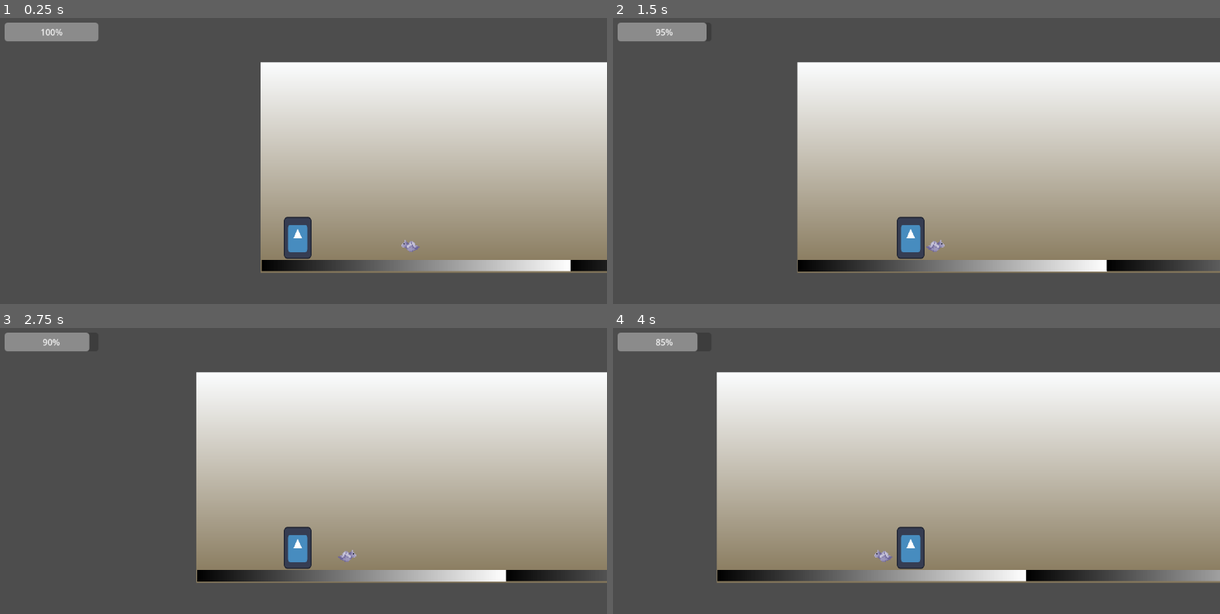
Above: before the commit, frames 1-4 (two rows, left to right).
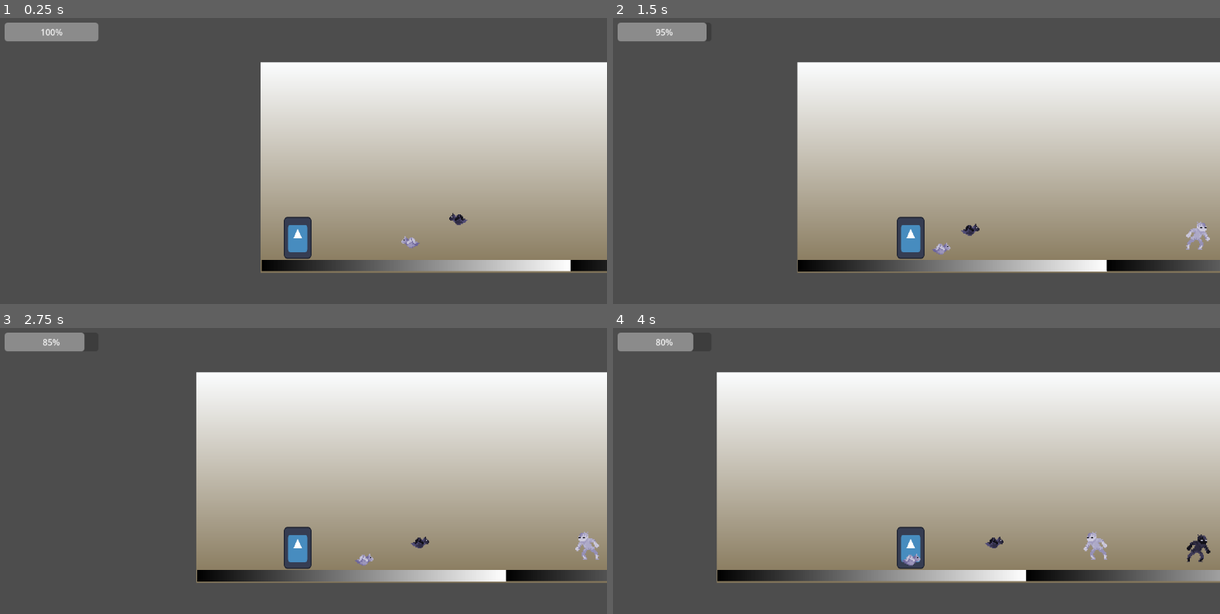
Above: after the commit, the same moments.

Repository: hugoc7/AbyssGameJam
Game: Godot game, scene res://levels/level_Amaury_debug2.tscn
Two runs of this game, one before a commit and one after it. Both use one fixed random seed, a clock stepped at 60 frames per second and the inputs below. This scene is started directly instead of the project's main scene. The engine's default icon, where the game draws it, is replaced by a stand-in: a white triangle on a blue panel in a dark square.
Inputs:
- Up to frame 1 (0.25 s): no input
- Up to frame 2 (1.5 s): tap Enter (ui_accept) at 0.5, 0.77 s; hold Right (ui_right) from 0.53 s (still down)
- Up to frame 3 (2.75 s): tap Enter (ui_accept) at 1.52 s; release Right (ui_right) at 2.03 s; hold Left (ui_left) from 2.03 s (still down)
- Up to frame 4 (4 s): release Left (ui_left) at 2.78 s; hold Right (ui_right) from 2.78 s (still down); tap Enter (ui_accept) at 3.02, 3.77 s

The runs differ from the first frame. In frame 1, 0.2% of the frame differs, in the area x 66-78%, y 68-82%; in frame 2, 0.4%; in frame 3, 0.5%; in frame 4, 0.6%, in the area x 7-99%, y 1-84%.

Commit message:
improve bat

Diff:
--- a/enemy/enemy_bat.gd
+++ b/enemy/enemy_bat.gd
@@ -7,14 +7,15 @@
 @export var white_texture : Texture2D = null
 @export var black_texture : Texture2D = null
 @export var player : Node2D = null
-const purchase_distance = Vector2(200,900) # (min, max)
+const purchase_distance = Vector2(250,1200) # (min, max)
 @export var speed : float = 50.0
+const y_speed: float = 5
 @export var damage : int = 10
 @export var attack_range : float = 200
 
 var is_in_cooldown = false
 
-const turnaround_cooldown_duration : float = 3
+const turnaround_cooldown_duration : float = 5
 var turnaround_timer : SceneTreeTimer = null
 
 
@@ -43,34 +44,22 @@
 		return
 	var sqr_dist_to_player = global_position.distance_squared_to(player.position)
 	if sqr_dist_to_player < purchase_distance.y * purchase_distance.y:
-		print_debug(sqrt(sqr_dist_to_player)," ", purchase_distance.y," ", purchase_distance.x," ",turnaround_timer.time_left)
+		#print_debug(sqrt(sqr_dist_to_player)," ", purchase_distance.y," ", purchase_distance.x," ",turnaround_timer.time_left)
 		if sqr_dist_to_player < purchase_distance.x * purchase_distance.x:
-				print_debug("in minimum")
 				turnaround_timer = get_tree().create_timer(turnaround_cooldown_duration)
 
 		if turnaround_timer.time_left != 0: # no cooldown, chase
-			print_debug("evade")
 			var direction = sign(global_position.x - player.global_position.x)
 			global_position.x += direction * speed * delta
 			$Sprite2D.scale.x = direction * abs($Sprite2D.scale.x)
 		else: # cooldown, evade
-			print_debug("chase")
 			var direction = sign(player.global_position.x - global_position.x)
 
 			global_position.x += direction * speed * delta
 			$Sprite2D.scale.x = direction * abs($Sprite2D.scale.x)
 
-		#if sqr_dist_to_player > purchase_distance.x * purchase_distance.x and turnaround_timer.time_left == 0:
-			#var direction = sign(player.global_position.x - global_position.x)
-			#global_position.x += direction * speed * delta
-			##if $Sprite2D.scale.x * direction < 0:
-			#$Sprite2D.scale.x = direction * abs($Sprite2D.scale.x)
-		#else:
-			#if turnaround_timer.time_left == 0:
-				#turnaround_timer = get_tree().create_timer(turnaround_cooldown_duration)
-			#var direction = sign(global_position.x - player.global_position.x)
-			#global_position.x += direction * speed * delta
-			#$Sprite2D.scale.x = direction * abs($Sprite2D.scale.x)
+		global_position.y += y_speed * delta * (abs(int(global_position.x) % 100 - 50)-25)
+
 
 	if sqr_dist_to_player < attack_range*attack_range and not is_in_cooldown:
 		_damage_player()
--- a/levels/level_Amaury_debug2.tscn
+++ b/levels/level_Amaury_debug2.tscn
@@ -63,17 +63,22 @@
 [node name="Enemy" type="Node" parent="."]
 
 [node name="EnemyContactW" parent="Enemy" node_paths=PackedStringArray("player") instance=ExtResource("7_w0fgk")]
-position = Vector2(1798, 1161)
+position = Vector2(1492, 494)
 player = NodePath("../../Player")
 
 [node name="EnemyContactB" parent="Enemy" node_paths=PackedStringArray("player") instance=ExtResource("7_w0fgk")]
-position = Vector2(2023, 1162)
+position = Vector2(1793, 503)
 color = 1
 player = NodePath("../../Player")
 
 [node name="EnemyBatW" parent="Enemy" node_paths=PackedStringArray("player") instance=ExtResource("8_anlvf")]
 position = Vector2(574, 546)
 player = NodePath("../../Player")
+
+[node name="EnemyBatB" parent="Enemy/EnemyBatW" node_paths=PackedStringArray("player") instance=ExtResource("8_anlvf")]
+position = Vector2(197, -66)
+color = 1
+player = NodePath("../../../Player")
 
 [node name="HUD" parent="." instance=ExtResource("8_kfuhu")]
 
